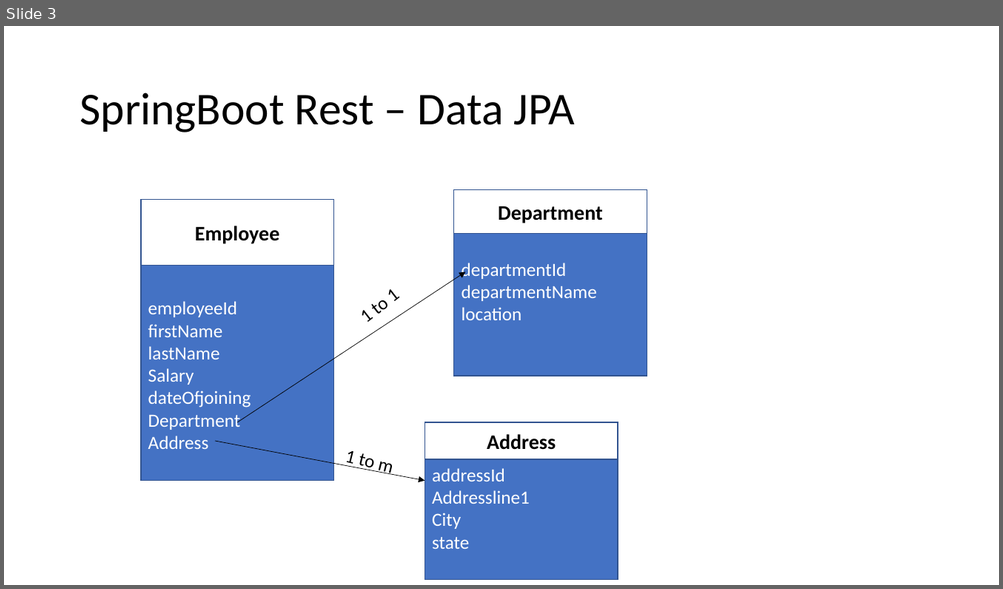
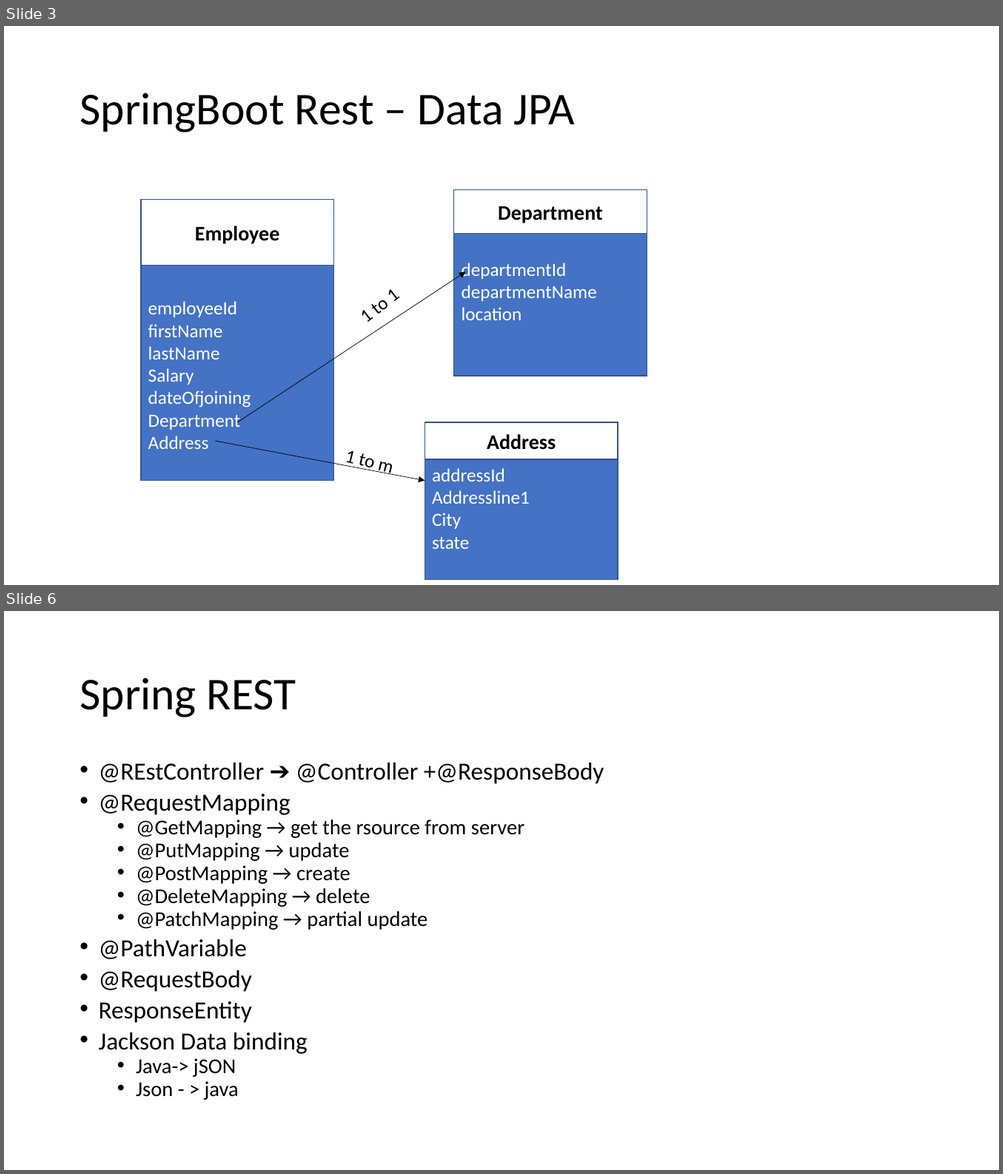
Before and after one commit to preethisr25/microservice-jul, a slide deck: microservices.pptx. Shown one above the other, each under a label of ours: slide 3 before the commit, slides 3 and 6 after it; the slides between them are not shown. The pictures are 1003x589 and 1003x1174 pixels, drawn with LibreOffice and Linux fonts; fonts in the diff are those of the drawing. Boxes give left, top, right and bottom in pixels: in the first picture for what was removed or moved away, otherwise in the second. Text is boxed around its words. In the diff, an @@ line names an element or a change of style, - is before the commit and + after.

```diff
--- a/microservices.pptx
+++ b/microservices.pptx
@@ slide 6 added at bbox=[4, 611, 999, 1170], background #FFFFFF @@
@@ title added at bbox=[79, 678, 296, 718], 44 pt, text #000000 @@
+Spring REST
@@ text added at bbox=[99, 763, 604, 1100], 20.4 pt, text #000000 @@
+• @REstController ➔ @Controller +@ResponseBody
+• @RequestMapping
+  • @GetMapping → get the rsource from server
+  • @PutMapping → update
+  • @PostMapping → create
+  • @DeleteMapping → delete
+  • @PatchMapping → partial update
+• @PathVariable
+• @RequestBody
+• ResponseEntity
+• Jackson Data binding
+  • Java-> jSON
+  • Json - > java
```
Also in this commit, not shown: 1 slide changed, 3 other slides added.
